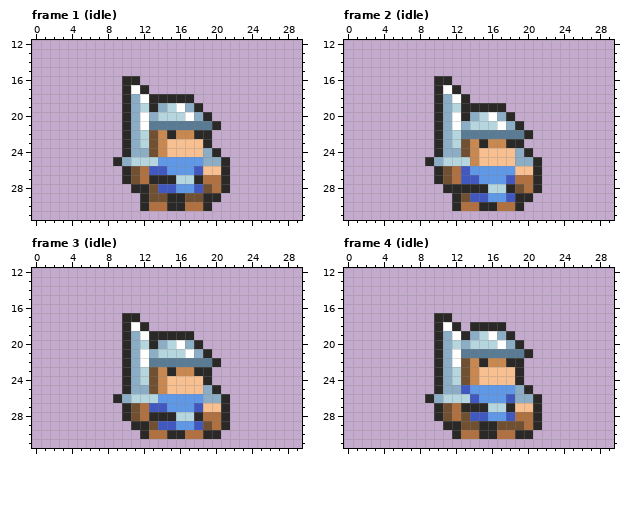
Pixel-art file -- assets/actors/MiniSwordMan.aseprite. Above: the version before the commit.
32x32 pixels, 30 frames. Shown: frame 1 (idle): x 0..29, y 12..31; frame 2 (idle): x 0..29, y 12..31; frame 3 (idle): x 0..29, y 12..31; frame 4 (idle): x 0..29, y 12..31. The commit also changed other frames, which this record leaves out.
The result:
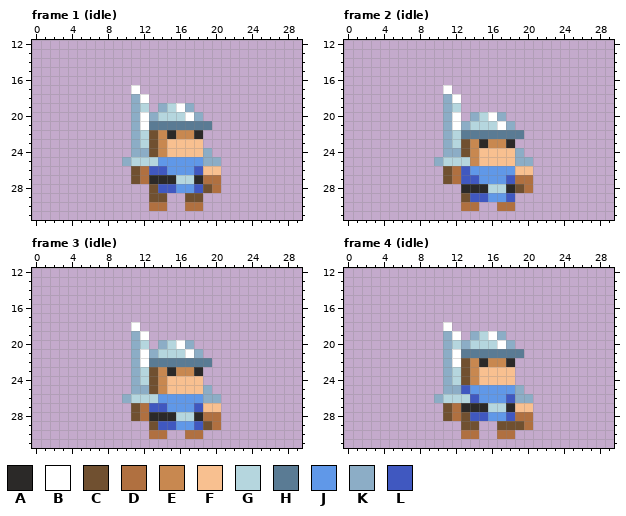
Palette (. is transparent): A #2b2928  B #ffffff  C #705030  D #b07040  E #c88850  F #f8c090  G #b5d6de  H #5a7b94  J #6098e8  K #8cadc6  L #4058c0
Change:
layer "outline" now hidden
Changed rows in their new state; - is an unchanged pixel.
Frame 1 (idle):
first column x 9:
16 -..----------
17 -.-.---------
18 -.--.....----
19 -.--.----.---
20 -.--------.--
21 -.---------.-
22 -.--------.--
23 -.--------.--
24 -.---------.-
25 .-----------.
26 -.----------.
27 -.----------.
28 --..--------.
29 ---.--..--..-
30 ---.--..--.--
Frame 2 (idle):
first column x 9:
16 -..----------
17 -.-.---------
18 -.--.--------
19 -.--.....----
20 -.--.----.---
21 -.--------.--
22 -.---------.-
23 -.--------.--
24 -.---------.-
25 .-----------.
26 -.----------.
27 -.----------.
28 --..--------.
29 ---.------..-
30 ---.--..--.--
Frame 3 (idle):
first column x 9:
17 -..----------
18 -.-.---------
19 -.--.....----
20 -.--.----.---
21 -.--------.--
22 -.---------.-
23 -.--------.--
24 -.--------.--
25 -.---------.-
26 .-----------.
27 -.----------.
28 -.----------.
29 --..--------.
30 ---.--..--..-
Frame 4 (idle):
first column x 9:
17 -..----------
18 -.-.-....----
19 -.--.----.---
20 -.--------.--
21 -.---------.-
22 -.--------.--
23 -.--------.--
24 -.--------.--
25 -.---------.-
26 .-----------.
27 -.----------.
28 -.----------.
29 --..--..----.
30 ---.--..--..-
Where, in picture pixels (left, top, right, bottom), the same in both pictures:
erased: (113, 76, 230, 211)
erased: (425, 76, 542, 211)
erased: (113, 313, 230, 439)
erased: (425, 313, 542, 439)
